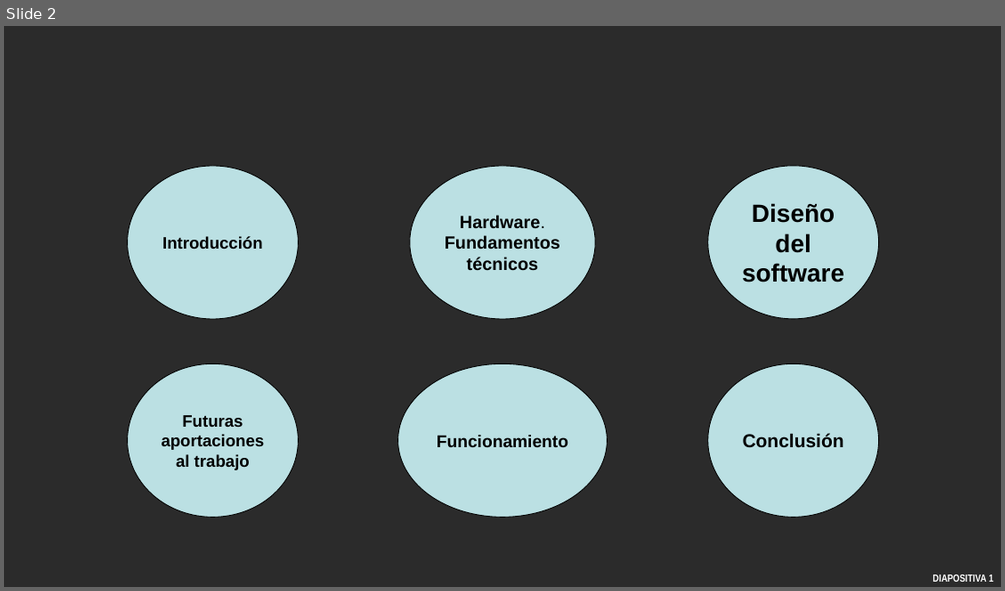
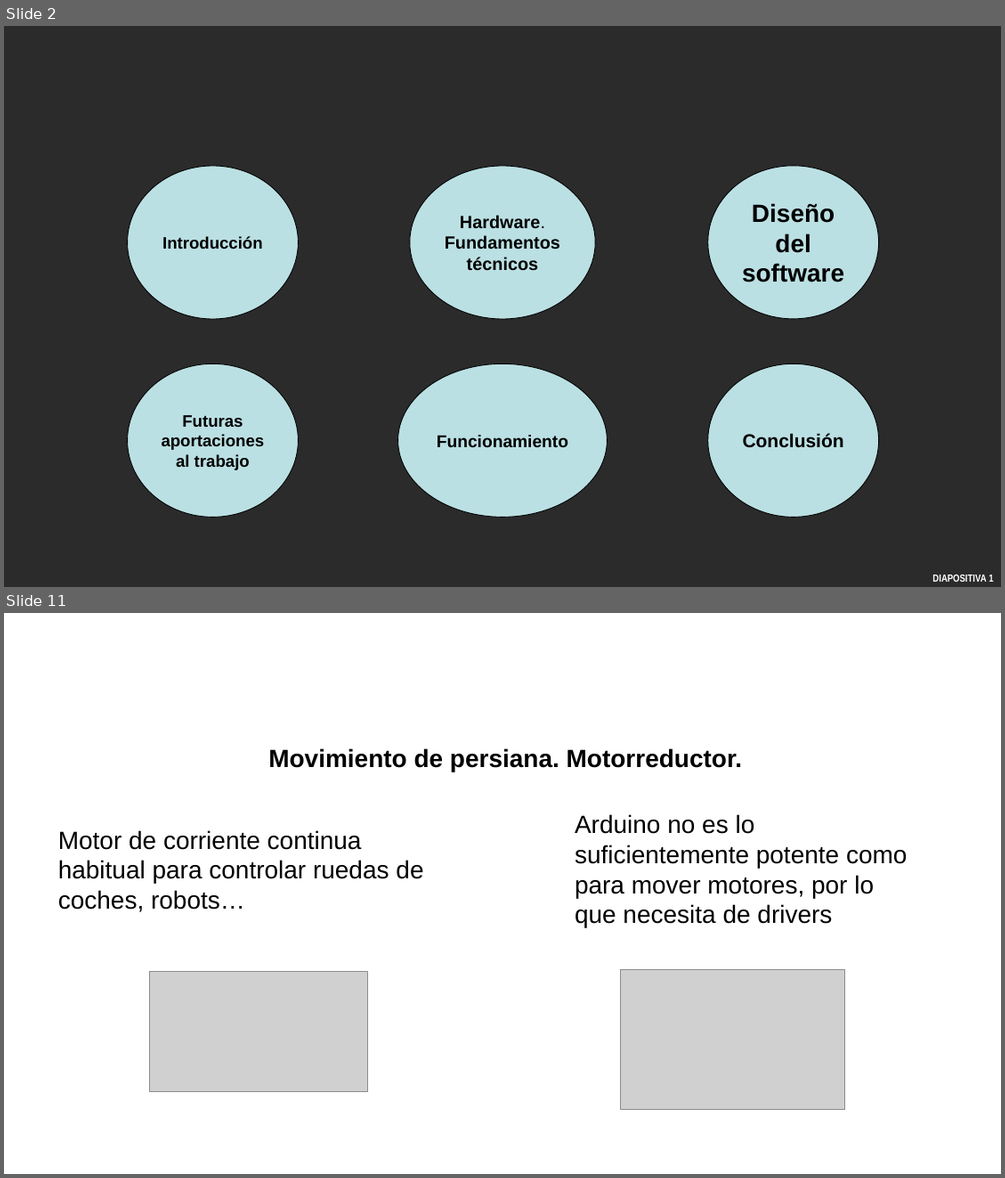
Before and after one commit to aigora/twA109-jaime-pablo-sara, a slide deck: trabajoinformatica_sinterminar.pptx. Shown one above the other, each under a label of ours: slide 2 before the commit, slides 2 and 11 after it; the slides between them are not shown. The pictures are 1005x591 and 1005x1178 pixels, drawn with LibreOffice and Linux fonts; fonts in the diff are those of the drawing; grey boxes stand for pictures; background and template pictures are left out; a plain dark background stands for a picture behind light text. Boxes give left, top, right and bottom in pixels: in the first picture for what was removed or moved away, otherwise in the second. Text is boxed around its words. In the diff, an @@ line names an element or a change of style, - is before the commit and + after.

```diff
--- a/trabajoinformatica_sinterminar.pptx
+++ b/trabajoinformatica_sinterminar.pptx
@@ slide 11 added at bbox=[4, 613, 1001, 1174], background picture (left out) @@
@@ text added at bbox=[268, 748, 742, 772], 24 pt, text #000000, bold @@
+  Movimiento de persiana. Motorreductor.
@@ text added at bbox=[574, 814, 906, 927], 24 pt, text #000000 @@
+Arduino no es lo suficientemente potente como para mover motores, por lo que necesita de drivers
@@ text added at bbox=[58, 830, 423, 912], 24 pt, text #000000 @@
+Motor de corriente continua habitual para controlar ruedas de coches, robots…
@@ picture added at bbox=[149, 971, 367, 1092] @@
@@ picture added at bbox=[620, 970, 844, 1109] @@
@@ page number added at bbox=[793, 1155, 1001, 1174], 10 pt, text #FFFFFF, bold @@
+DIAPOSITIVA 10
```
Also in this commit, not shown: 14 other slides added, 2 slides removed.
